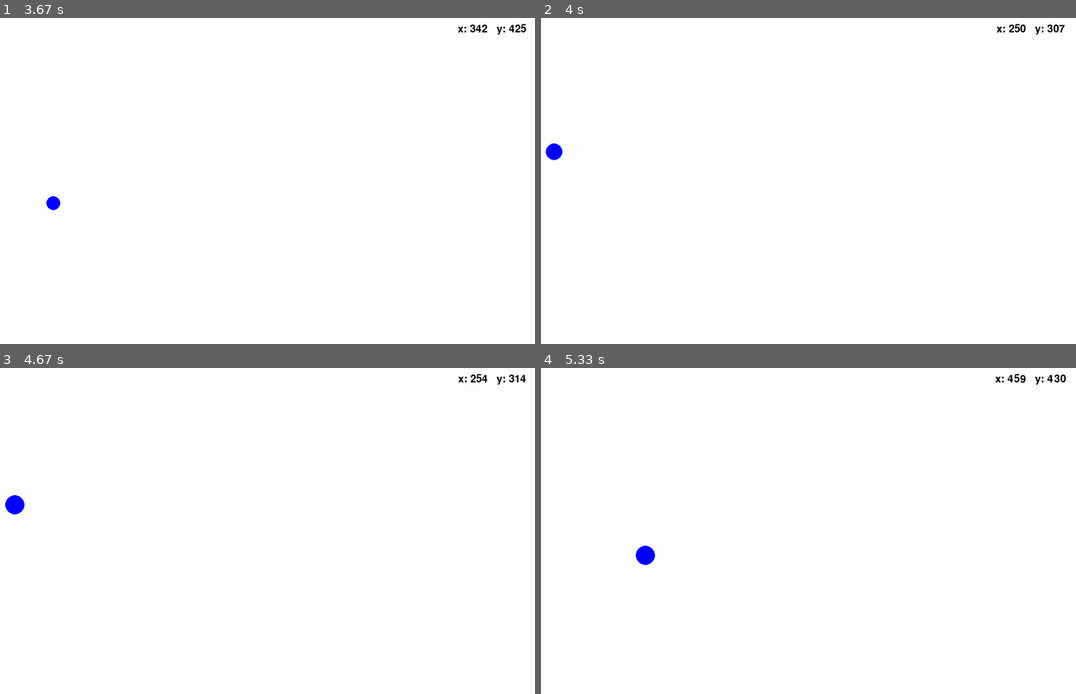
Above: before the commit, frames 1-4 (two rows, left to right).
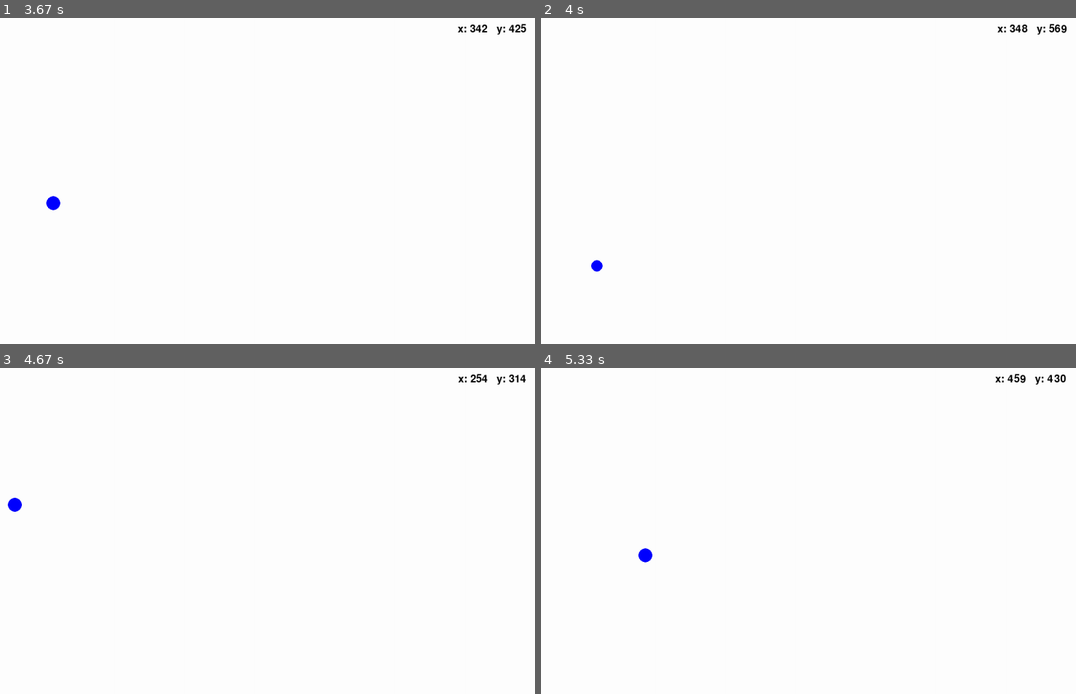
Above: after the commit, the same moments.

Repository: ColorLime90/intro_programmering
Game: pygame game, started from mastergame.py
Two runs of this game, one before a commit and one after it. Both use one fixed random seed, a clock stepped at 60 frames per second and the inputs below.
Inputs:
- Up to frame 1 (3.67 s): hold W 0.33-0.8 s; hold Right 0.33-0.8 s; tap A at 0.83 s; hold Right 1.17-1.63 s; hold Up 1.67-1.97 s; tap E at 1.82, 3.22 s; hold Right 2-2.47 s; hold Left 2.5-3.03 s; hold Down 3.07-3.37 s; hold Left from 3.4 s (still down)
- Up to frame 2 (4 s): release Left at 3.8 s; tap Q at 3.83 s
- Up to frame 3 (4.67 s): hold Up 4.17-4.53 s; tap E at 4.32 s; hold Right from 4.57 s (still down)
- Up to frame 4 (5.33 s): release Right at 5.2 s; hold Down from 5.23 s (still down)

Frame 1 is identical in both runs. In frame 2, 0.4% of the frame differs, in the area x 0-99%, y 1-78%; in frame 3, 0.1%; in frame 4, 0.1%.

Commit message:
q and e keys size change

Diff:
--- a/mastergame.py
+++ b/mastergame.py
@@ -35,7 +35,8 @@
 
 a_or_d = False
 w_or_s = False
-q_or_e = False
+key_e = False
+key_q = False
 
 any_movement = x_speed or y_speed
 
@@ -81,8 +82,10 @@
                 a_or_d = True
             if event.key == pygame.K_w or event.key == pygame.K_s:
                 w_or_s = True
-            if event.key == pygame.K_q or event.key == pygame.K_e:
-                q_or_e = True
+            if event.key == pygame.K_q:
+                key_q = True
+            if event.key == pygame.K_e:
+                key_e = True
 
         elif event.type == pygame.KEYUP:
 
@@ -98,8 +101,10 @@
                 a_or_d = False
             if event.key == pygame.K_w or event.key == pygame.K_s:
                 w_or_s = False
-            if event.key == pygame.K_q or event.key == pygame.K_e:
-                q_or_e = False
+            if event.key == pygame.K_q:
+                key_q = False
+            if event.key == pygame.K_e:
+                key_e = False
 
 
 
@@ -128,10 +133,12 @@
         x_speed = 0
     if w_or_s:
         y_speed = 0
-    if q_or_e:
+    if key_e:
         x = 250
         y = 250
         ball.radius = ball.radius + 1
+    if key_q:
+        ball.radius = ball.radius - 1
 
     # --- Game logic should go here
 
